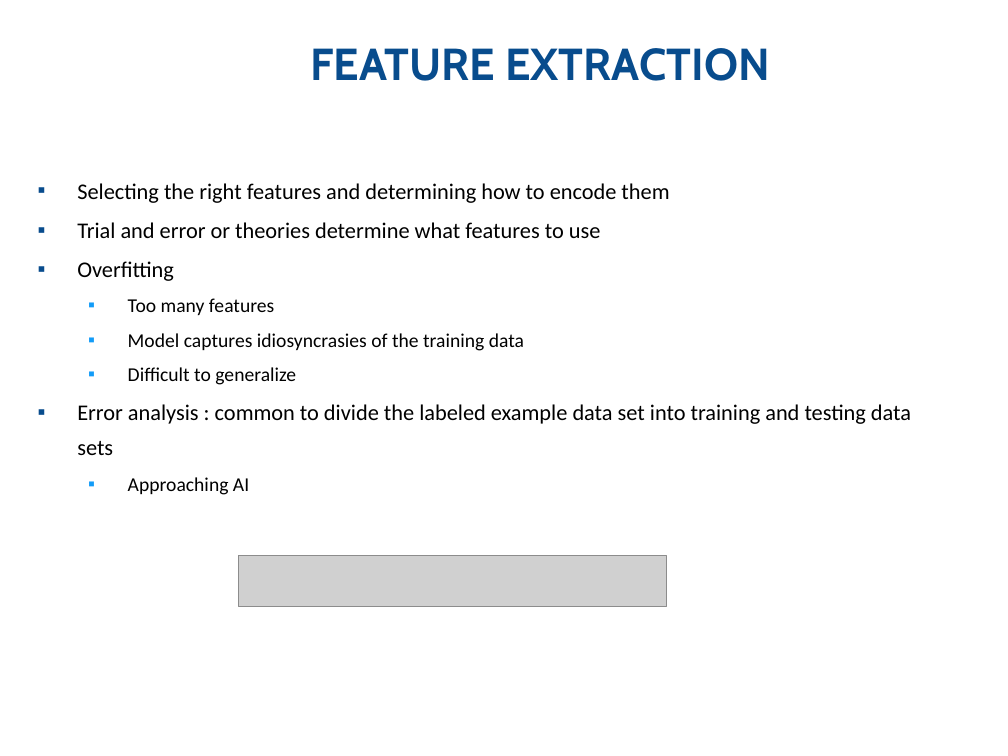
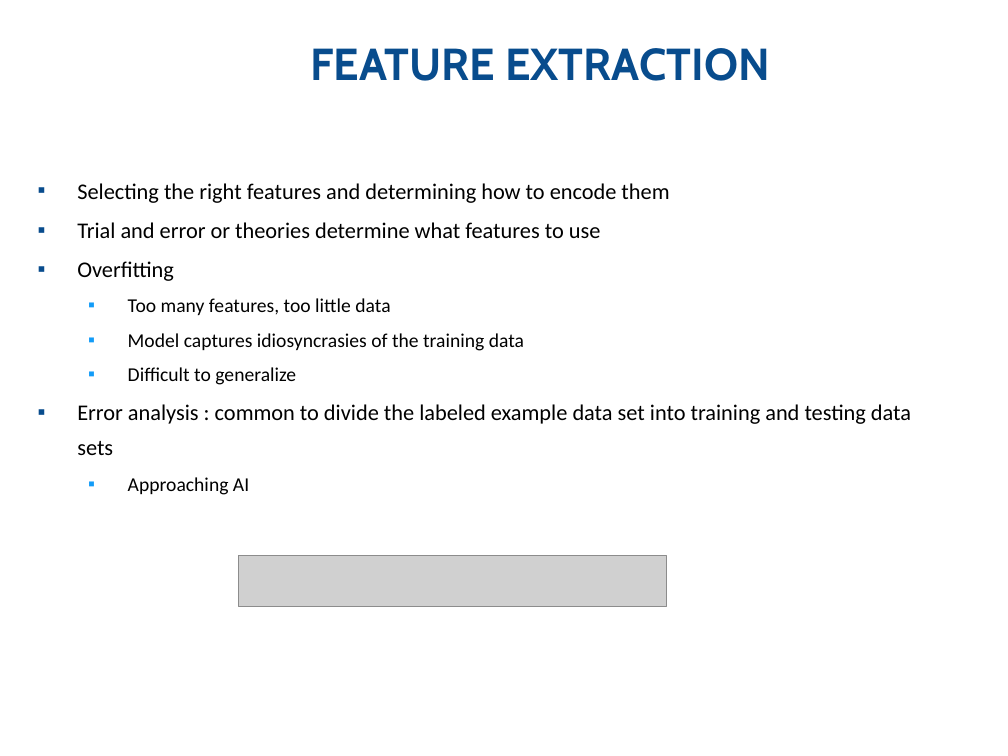
Before and after one commit to km-Poonacha/python4phd, a slide deck: slide 6 of Session 3/Python for docs - Session 3 V0.1.pptx (slide 5 before the commit). Drawn at 1008x756 pixels with LibreOffice and Linux fonts; fonts in the diff are those of the drawing; grey boxes stand for pictures; background and template pictures are left out. Boxes give left, top, right and bottom in pixels: in the first picture for what was removed or moved away, otherwise in the second. Text is boxed around its words. In the diff, an @@ line names an element or a change of style, - is before the commit and + after.

```diff
--- a/Session 3/Python for docs - Session 3 V0.1.pptx
+++ b/Session 3/Python for docs - Session 3 V0.1.pptx
@@ text at bbox=[128, 298, 390, 315]: text changed @@
-  ▪ Too many features
+  ▪ Too many features, too little data
```
Also in this commit, not shown: 2 other slides changed, 1 slide added.
